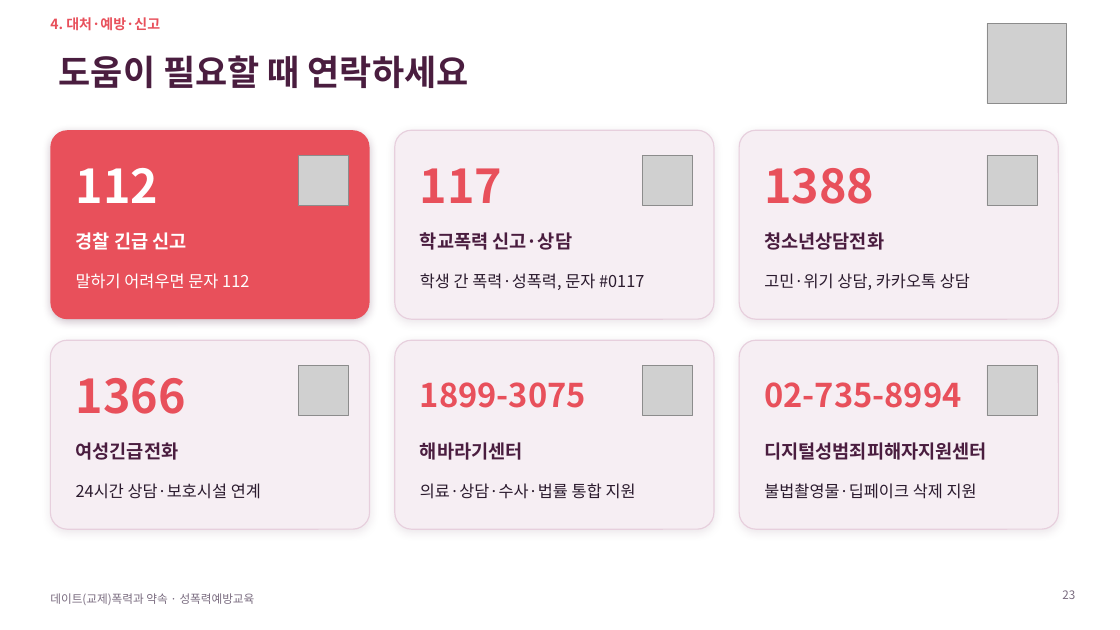
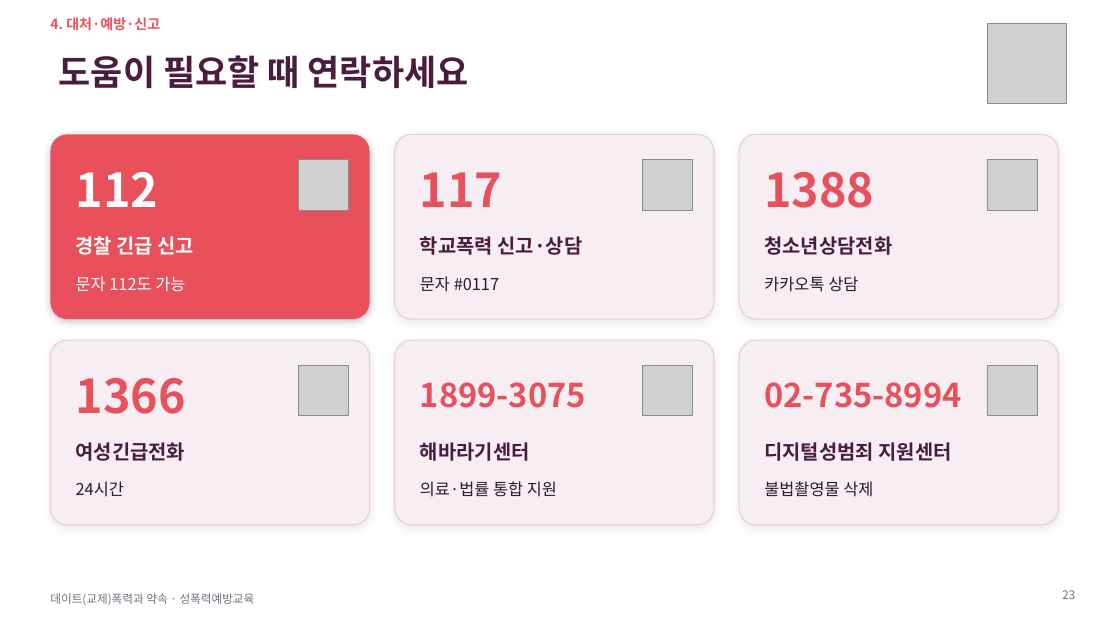
Before and after one commit to ash1234a/security-research-learning, a slide deck: slide 23 of 데이트폭력과_약속.pptx. Drawn at 1120x630 pixels with LibreOffice and Linux fonts; fonts in the diff are those of the drawing; grey boxes stand for pictures; background and template pictures are left out. Boxes give left, top, right and bottom in pixels: in the first picture for what was removed or moved away, otherwise in the second. Text is boxed around its words. In the diff, an @@ line names an element or a change of style, - is before the commit and + after.

```diff
--- a/데이트폭력과_약속.pptx
+++ b/데이트폭력과_약속.pptx
@@ rounded rectangle: place and size @@
-rounded rectangle at (50,130,370,319)
+rounded rectangle at (50,134,370,319)
@@ rounded rectangle: place and size @@
-rounded rectangle at (395,130,714,319)
+rounded rectangle at (395,134,714,319)
@@ rounded rectangle: place and size @@
-rounded rectangle at (739,130,1059,319)
+rounded rectangle at (739,134,1059,319)
@@ 3 pictures, 3 texts: place and size @@
-3 pictures, 3 texts at (76,155,1038,206)
+3 pictures, 3 texts at (76,160,1038,210)
@@ size 16 to 17 pt in 5 elements at (76,442,186,461), (420,442,530,461), (76,236,195,255), (420,236,583,255), (764,236,892,255) @@
@@ text at (76,276,185,292): text changed @@
-말하기 어려우면 문자 112
+문자 112도 가능
@@ text at (420,276,499,292): text changed @@
-학생 간 폭력·성폭력, 문자 #0117
+문자 #0117
@@ text at (764,276,858,292): text changed @@
-고민·위기 상담, 카카오톡 상담
+카카오톡 상담
@@ rounded rectangle: place and size @@
-rounded rectangle at (50,340,370,529)
+rounded rectangle at (50,340,370,525)
@@ rounded rectangle: place and size @@
-rounded rectangle at (395,340,714,529)
+rounded rectangle at (395,340,714,525)
@@ proportions changed in 6 elements at (50,134,370,319), (395,134,714,319), (739,134,1059,319), (50,340,370,525), (395,340,714,525), (739,340,1059,525) @@
@@ rounded rectangle: place and size @@
-rounded rectangle at (739,340,1059,529)
+rounded rectangle at (739,340,1059,525)
@@ text at (764,442,952,461): text changed; size 16 to 17 pt @@
-디지털성범죄피해자지원센터
+디지털성범죄 지원센터
@@ text at (76,481,124,497): text changed @@
-24시간 상담·보호시설 연계
+24시간
@@ text at (420,481,557,497): text changed @@
-의료·상담·수사·법률 통합 지원
+의료·법률 통합 지원
@@ text at (764,481,873,497): text changed @@
-불법촬영물·딥페이크 삭제 지원
+불법촬영물 삭제
```
Also in this commit, not shown: 20 other slides changed, 7 slides added, 8 slides removed.
